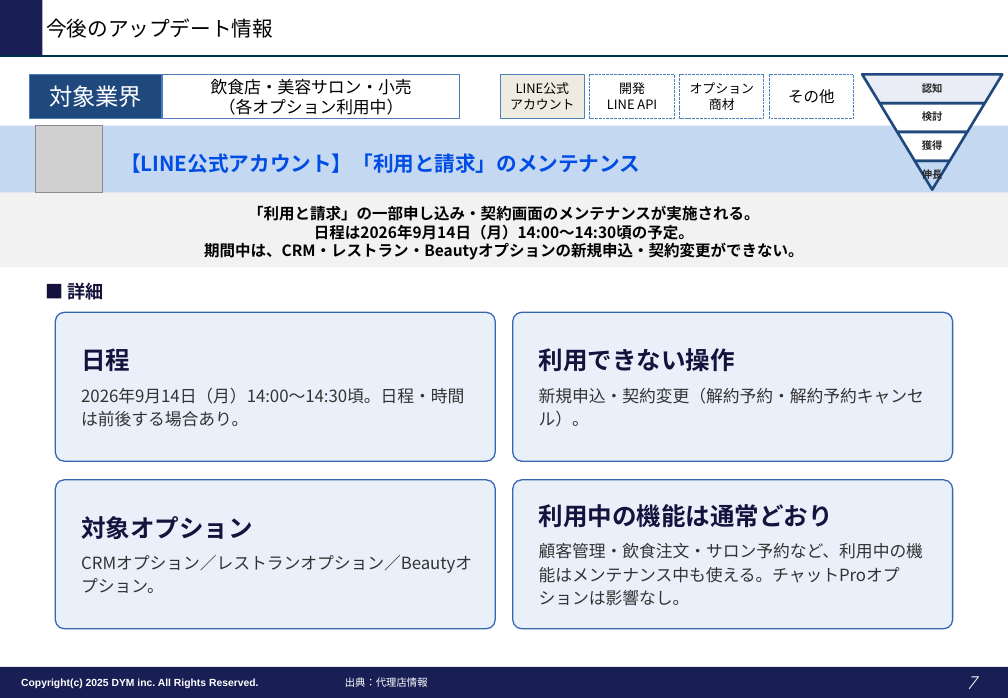
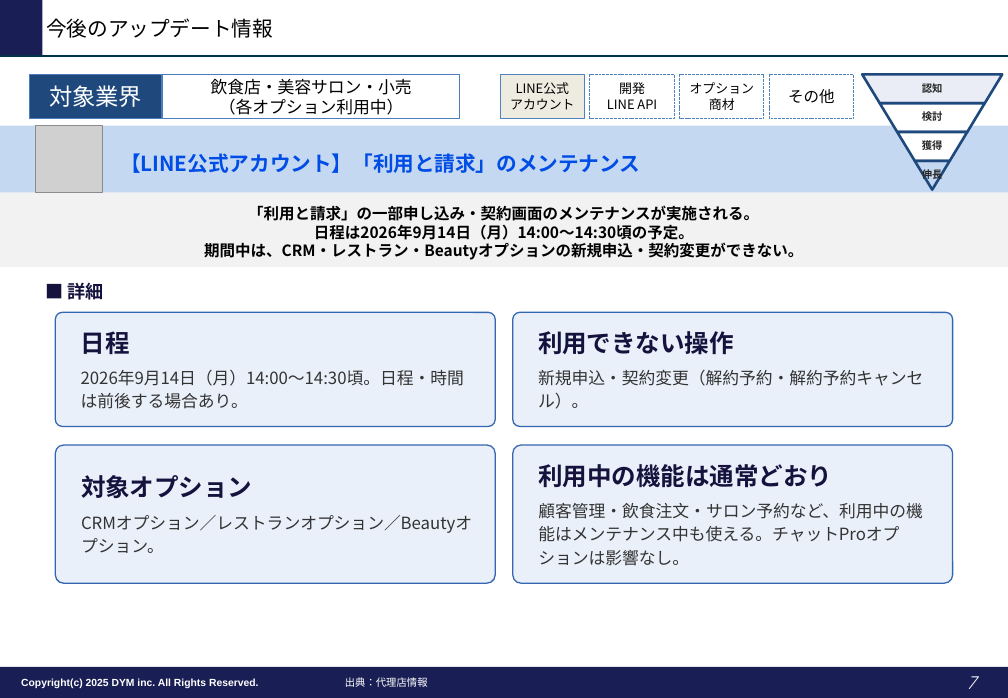
Before and after one commit to tonomura-r-dev/folder, a slide deck: slide 7 of LINEOA媒体最新情報_2026年10月トレンドレポート.pptx. Drawn at 1008x698 pixels with LibreOffice and Linux fonts; fonts in the diff are those of the drawing; grey boxes stand for pictures; background and template pictures are left out. Boxes give left, top, right and bottom in pixels: in the first picture for what was removed or moved away, otherwise in the second. Text is boxed around its words. In the diff, an @@ line names an element or a change of style, - is before the commit and + after.

```diff
--- a/LINEOA媒体最新情報_2026年10月トレンドレポート.pptx
+++ b/LINEOA媒体最新情報_2026年10月トレンドレポート.pptx
@@ rounded rectangle "日程": place and size @@
-rounded rectangle "日程" at (56, 313, 496, 462)
+rounded rectangle "日程" at (56, 313, 496, 427)
@@ rounded rectangle "利用できない操作": place and size @@
-rounded rectangle "利用できない操作" at (513, 313, 953, 462)
+rounded rectangle "利用できない操作" at (513, 313, 953, 427)
@@ rounded rectangle "対象オプション": place and size @@
-rounded rectangle "対象オプション" at (56, 480, 496, 629)
+rounded rectangle "対象オプション" at (56, 445, 496, 584)
@@ rounded rectangle "利用中の機能は通常どおり": place and size @@
-rounded rectangle "利用中の機能は通常どおり" at (513, 480, 953, 629)
+rounded rectangle "利用中の機能は通常どおり" at (513, 445, 953, 584)
```
Also in this commit, not shown: 3 other slides changed, 1 other file.
